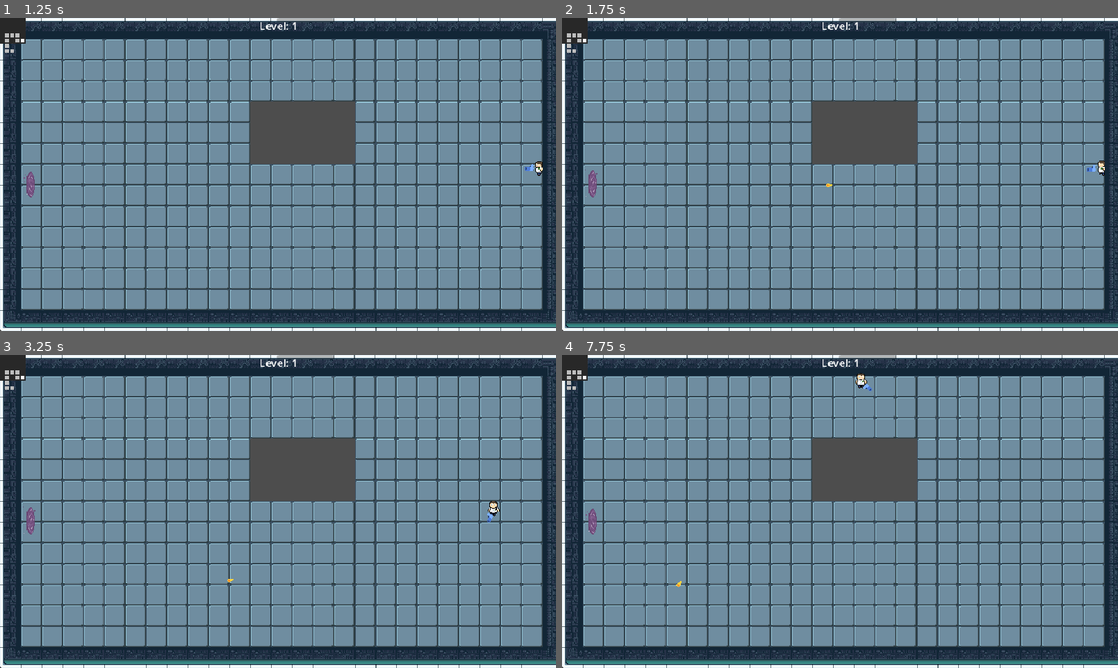
Above: before the commit, frames 1-4 (two rows, left to right).
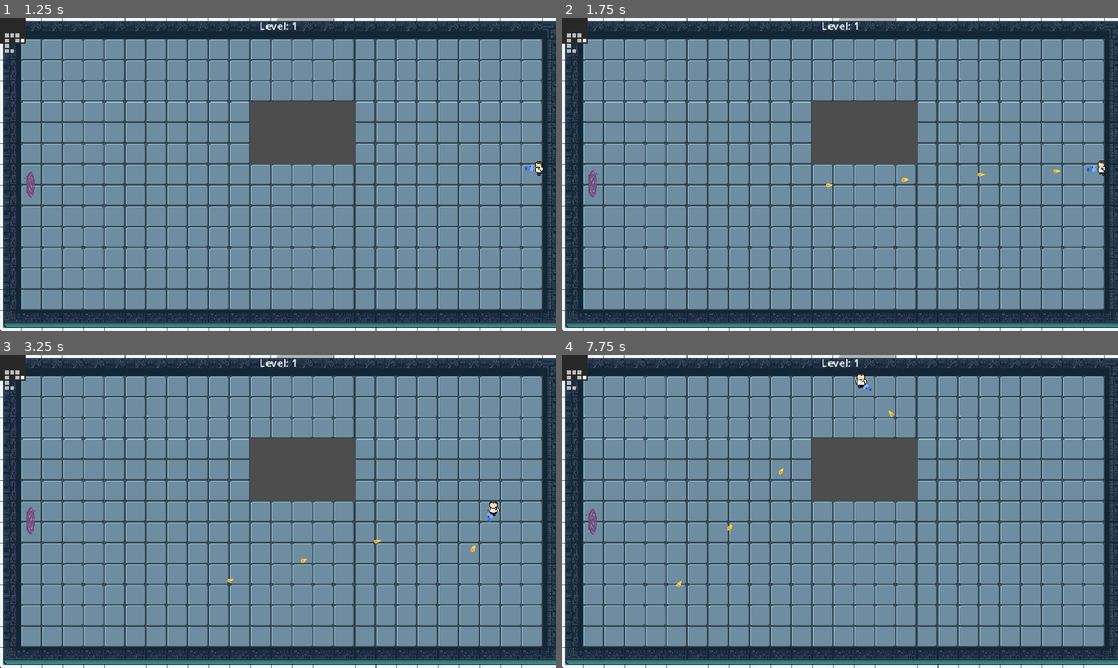
Above: after the commit, the same moments.

Repository: benz76428/game-v1
Game: Godot game, scene res://dungeon_generator.tscn
The game is run twice, just before and just after one commit, with the same random seed, the same clock (stepped at 60 frames per second) and the same inputs. The engine's default icon, where the game draws it, is replaced by a stand-in: a white triangle on a blue panel in a dark square.
Inputs (mouse positions are in pixels of both pictures, inside the frame that each line leads up to):
- Up to frame 1 (1.25 s): tap Enter (ui_accept) at 0.5, 0.77, 1.07 s; move the mouse to (400, 158) at 0.52 s; hold D (walk_right) from 0.53 s (still down); hold Q from 0.53 s (still down); click (400, 158) at 0.67 s; tap E at 0.8 s
- Up to frame 2 (1.75 s): release D (walk_right) at 1.25 s; release Q at 1.25 s; drag from (728, 190) to (595, 187) at 1.27 s
- Up to frame 3 (3.25 s): tap Enter (ui_accept) at 2, 2.1 s; move the mouse to (333, 442) at 2.02 s; hold D (walk_right) 2.03-2.75 s; hold Q 2.03-2.75 s; click (333, 442) at 2.17 s; drag from (250, 574) to (494, 508) at 2.77 s
- Up to frame 4 (7.75 s): tap Enter (ui_accept) at 3.5, 3.77, 3.8, 4.07, 5, 5.75, 6.77, 7.07, 7.25 s; move the mouse to (1006, 558) at 3.52 s; hold A (walk_left) 3.53-4.25 s; hold E 3.53-4.25 s; click (1006, 558) at 3.67 s; drag from (673, 464) to (756, 433) at 4.27 s; move the mouse to (867, 511) at 5.02 s; hold S (walk_down) 5.03-5.75 s; hold E 5.03-5.75 s; click (867, 511) at 5.17 s; drag from (756, 433) to (595, 524) at 5.77 s; move the mouse to (962, 495) at 6.52 s; hold W (walk_up) 6.53-7.25 s; hold Q 6.53-7.25 s; click (962, 495) at 6.67 s; drag from (728, 527) to (862, 380) at 7.27 s

Frame 1 is identical in both runs. In frame 2, less than 0.1% of the frame differs, in the area x 61-90%, y 48-53%; in frame 3, less than 0.1%, in the area x 54-86%, y 59-67%; in frame 4, less than 0.1%.

Commit message:
new stats

Diff:
--- a/map-gen---character-moving-between-rooms/Scenes/Player/player.gd
+++ b/map-gen---character-moving-between-rooms/Scenes/Player/player.gd
@@ -3,36 +3,51 @@
 
 signal xp_changed(current_xp, max_xp)
 signal level_changed(new_level)
+signal health_changed(current_health, max_health) # Added a signal for your HUD!
 
 const MUTATION_PICKER_SCENE = preload("res://Scenes/picker/mutation_picker.tscn")
 
 # ==========================================
-# STATS & MOVEMENT VARIABLES
+# BASE STATS (The raw, naked player stats)
+# ==========================================
+@export var base_max_health: float = 100.0
+@export var base_speed: float = 200.0
+@export var base_dash_speed: float = 800.0
+@export var base_dash_duration: float = 0.2
+@export var base_fire_rate_mult: float = 1.0
+@export var base_damage_mult: float = 1.0
+
+# ==========================================
+# CURRENT STATS (Base stats + Mutation modifiers)
+# ==========================================
+var current_max_health: float
+var current_health: float
+
+var current_speed: float
+var current_dash_speed: float
+var current_dash_duration: float
+
+var current_fire_rate_mult: float
+var current_damage_mult: float
+
+# ==========================================
+# STATE VARIABLES
 # ==========================================
 var player_direction: Vector2 = Vector2.DOWN
-
-# Dash Variables
 var is_dashing: bool = false
-var dash_speed: float = 800.0
-var dash_duration: float = 0.2
 var dash_timer: float = 0.0
 
-# XP Variables
 var current_xp: int = 0
 var current_level: int = 1
 var xp_to_next_level: int = 5
 
 # ==========================================
-# MUTATION & WEAPON INVENTORY
-# ==========================================
-# Keeps track of all passive and modifier DNA the player has
+# INVENTORY
+# ==========================================
 var active_mutations: Array[Mutation] = []
-
-# Keeps track of up to 4 active weapons
 var weapons: Array[BaseWeapon] = []
 const MAX_WEAPONS = 4
 
-# Old dictionary - kept here so your Fart Dash doesn't break while we transition!
 var mutations = {
 	"milk_nipples": {"active": false, "level": 0},
 	"fart_dash": {"active": false, "level": 0}
@@ -40,10 +55,13 @@
 
 
 # ==========================================
-# CORE LIFECYCLE (Ready & Process)
+# CORE LIFECYCLE
 # ==========================================
 func _ready() -> void:
-	# When the game starts, look for the starting Gun and equip it automatically!
+	# Initialize stats when the game starts
+	recalculate_stats()
+	current_health = current_max_health
+
 	var starting_gun = get_node_or_null("Gun")
 	if starting_gun and starting_gun is BaseWeapon:
 		add_weapon(starting_gun)
@@ -55,7 +73,47 @@
 
 
 # ==========================================
-# INPUT HANDLING (Dash, Move, Shoot)
+# STAT MANAGEMENT
+# ==========================================
+func recalculate_stats() -> void:
+	# 1. Reset everything back to the raw base values
+	current_max_health = base_max_health
+	current_speed = base_speed
+	current_dash_speed = base_dash_speed
+	current_dash_duration = base_dash_duration
+	current_fire_rate_mult = base_fire_rate_mult
+	current_damage_mult = base_damage_mult
+
+	# 2. Loop through all active mutations and add their bonuses
+	for mutation in active_mutations:
+		# We will add this function to your mutations later!
+		if mutation.has_method("apply_stat_modifiers"):
+			mutation.apply_stat_modifiers(self)
+
+	# 3. Ensure we don't accidentally have more health than our max after recalculating
+	current_health = clamp(current_health, 0, current_max_health)
+	health_changed.emit(current_health, current_max_health)
+
+func take_damage(amount: float = 10.0) -> void:
+	# We added this because your enemy bullets are already looking for it!
+	current_health -= amount
+	health_changed.emit(current_health, current_max_health)
+	print("Player took damage! Health: ", current_health)
+
+	# Example of where you would trigger adrenaline later:
+	# if current_health < current_max_health * 0.3:
+	#     trigger_adrenaline()
+
+	if current_health <= 0:
+		die()
+
+func die() -> void:
+	print("Player has died!")
+	# Restart scene, show game over screen, etc.
+
+
+# ==========================================
+# INPUT HANDLING
 # ==========================================
 func handle_inputs(delta: float) -> void:
 	# --- 1. HANDLE DASH STATE ---
@@ -63,77 +121,57 @@
 		dash_timer -= delta
 		if dash_timer <= 0:
 			is_dashing = false
-			# Reset velocity when dash ends
 			velocity = Vector2.ZERO
-		return # Stop reading inputs while we are dashing
+		return
 
 	# --- 2. HANDLE DASH INPUT ---
-	if Input.is_action_just_pressed("ui_accept"): # Usually "Space"
+	if Input.is_action_just_pressed("ui_accept"):
 		is_dashing = true
-		dash_timer = dash_duration
-
-		# Figure out which way we are moving to dash in that direction
+		dash_timer = current_dash_duration # <--- Now uses CURRENT stat
+
 		var move_dir = Input.get_vector("walk_left", "walk_right", "walk_up", "walk_down")
-
-		# Fallback to mouse only if no keys are held
 		if move_dir == Vector2.ZERO:
 			move_dir = (get_global_mouse_position() - global_position).normalized()
 
-		velocity = move_dir * dash_speed
-
-		# Check our old mutation tracker for the fart
+		velocity = move_dir * current_dash_speed # <--- Now uses CURRENT stat
+
 		if mutations["fart_dash"]["active"]:
 			spawn_fart_cloud()
-		return # Skip the rest of the inputs this frame
+		return
 
 	# --- 3. HANDLE NORMAL MOVEMENT ---
 	var move_dir = Input.get_vector("walk_left", "walk_right", "walk_up", "walk_down")
-	# Assuming you have a normal speed variable, default to 200 if you don't!
-	var speed = 200.0
-	if "speed" in self: speed = self.speed
-	velocity = move_dir * speed
+	velocity = move_dir * current_speed # <--- Now uses CURRENT stat
 
 	# --- 4. HANDLE WEAPON FIRING ---
 	var aim_dir = (get_global_mouse_position() - global_position).normalized()
-
-	# Slot 0: Left Mouse Button
 	if Input.is_mouse_button_pressed(MOUSE_BUTTON_LEFT) and weapons.size() > 0:
 		weapons[0].shoot(aim_dir)
-
-	# Slot 1: Right Mouse Button
 	if Input.is_mouse_button_pressed(MOUSE_BUTTON_RIGHT) and weapons.size() > 1:
 		weapons[1].shoot(aim_dir)
-
-	# Slot 2: 'Q' Key
 	if Input.is_physical_key_pressed(KEY_Q) and weapons.size() > 2:
 		weapons[2].shoot(aim_dir)
-
-	# Slot 3: 'E' Key
 	if Input.is_physical_key_pressed(KEY_E) and weapons.size() > 3:
 		weapons[3].shoot(aim_dir)
 
 
 # ==========================================
-# WEAPON & MUTATION MANAGEMENT
-# ==========================================
+# INVENTORY & XP
+# ==========================================
+func inject_dna(new_mutation: Mutation) -> void:
+	active_mutations.append(new_mutation)
+	new_mutation.apply_mutation(self)
+
+	# Recalculate stats every time we get a new mutation!
+	recalculate_stats()
+
 func add_weapon(new_weapon: BaseWeapon) -> void:
-	# Finds the next available slot and assigns the weapon to it
 	if weapons.size() < MAX_WEAPONS:
 		weapons.append(new_weapon)
 		print("Equipped new weapon in slot: ", weapons.size() - 1)
 	else:
-		print("Weapon slots are full! Cannot equip.")
-		new_weapon.queue_free() # Destroy the weapon if we have no room for it
-
-func inject_dna(new_mutation: Mutation) -> void:
-	# Called by the mutation picker when the player selects an upgrade
-	active_mutations.append(new_mutation)
-	new_mutation.apply_mutation(self)
-
-
-# ==========================================
-# LEVELING & XP
-# ==========================================
+		new_weapon.queue_free()
+
 func gain_xp(amount: int) -> void:
 	current_xp += amount
 	xp_changed.emit(current_xp, xp_to_next_level)
@@ -148,17 +186,14 @@
 	level_changed.emit(current_level)
 	xp_changed.emit(current_xp, xp_to_next_level)
 
-	# Open the UI Menu
 	var picker_instance = MUTATION_PICKER_SCENE.instantiate()
 	get_tree().current_scene.add_child(picker_instance)
-
-	# Pause the game and generate choices
 	get_tree().paused = true
 	picker_instance.generate_choices()
 
 
 # ==========================================
-# UTILITY FUNCTIONS
+# UTILITY
 # ==========================================
 func update_aim_direction() -> void:
 	var mouse_pos = get_global_mouse_position()
--- a/map-gen---character-moving-between-rooms/Scenes/Weapons/milk shooter/milk_nipples.gd
+++ b/map-gen---character-moving-between-rooms/Scenes/Weapons/milk shooter/milk_nipples.gd
@@ -1,14 +1,24 @@
 extends BaseWeapon
-# Notice we extend BaseWeapon instead of Node2D!
+
+func _physics_process(delta: float) -> void:
+	# This forces the weapon (and the ShootingPoint) to rotate and aim at the mouse
+	look_at(get_global_mouse_position())
 
 func shoot(aim_direction: Vector2) -> void:
-	if not can_shoot or projectile_scene == null: return
+	if not can_shoot or projectile_scene == null:
+		return
+
 	can_shoot = false
 
 	# Instantiate its own UNIQUE projectile
 	var drop = projectile_scene.instantiate()
-	drop.global_position = global_position
-	drop.direction = aim_direction
+
+	# 1. Spawns exactly at the Marker2D
+	drop.global_position = %ShootingPoint.global_position
+
+	# 2. Rotates to match the Marker2D's rotation
+	drop.global_rotation = %ShootingPoint.global_rotation
+
 	get_tree().current_scene.add_child(drop)
 
 	await get_tree().create_timer(fire_rate).timeout
--- a/map-gen---character-moving-between-rooms/Scenes/Weapons/milk shooter/milk_nipples.tscn
+++ b/map-gen---character-moving-between-rooms/Scenes/Weapons/milk shooter/milk_nipples.tscn
@@ -1,14 +1,16 @@
-[gd_scene load_steps=3 format=3 uid="uid://b4twc7dkf5uvf"]
+[gd_scene load_steps=4 format=3 uid="uid://b4twc7dkf5uvf"]
 
 [ext_resource type="Script" uid="uid://d31cwb0r1cwt1" path="res://Scenes/Weapons/milk shooter/milk_nipples.gd" id="1_71743"]
+[ext_resource type="PackedScene" uid="uid://bmvrkq7m8pkci" path="res://Scenes/Weapons/milk shooter/milk_projectile.tscn" id="2_5td8v"]
 
 [sub_resource type="CircleShape2D" id="CircleShape2D_dk5gl"]
 radius = 111.15755
 
-[node name="Gun" type="Area2D"]
+[node name="milk nipples" type="Area2D"]
 collision_layer = 0
-collision_mask = 2
+collision_mask = 3
 script = ExtResource("1_71743")
+projectile_scene = ExtResource("2_5td8v")
 
 [node name="CollisionShape2D" type="CollisionShape2D" parent="."]
 shape = SubResource("CircleShape2D_dk5gl")
@@ -18,4 +20,4 @@
 
 [node name="ShootingPoint" type="Marker2D" parent="WeaponPivot"]
 unique_name_in_owner = true
-position = Vector2(99.99993, -9.098741)
+position = Vector2(21.998646, -1.0293539)
--- a/map-gen---character-moving-between-rooms/Scenes/Weapons/milk shooter/milk_projectile.tscn
+++ b/map-gen---character-moving-between-rooms/Scenes/Weapons/milk shooter/milk_projectile.tscn
@@ -4,14 +4,18 @@
 [ext_resource type="Texture2D" uid="uid://bw36ig60cpuaq" path="res://Art/Sprites/Square.png" id="2_8w1eu"]
 
 [sub_resource type="RectangleShape2D" id="RectangleShape2D_v6jx4"]
-size = Vector2(1, 1)
+size = Vector2(3, 3)
 
 [node name="milk projectile" type="Area2D"]
+light_mask = 0
+visibility_layer = 3
 script = ExtResource("1_pfi03")
 
 [node name="CollisionShape2D" type="CollisionShape2D" parent="."]
 shape = SubResource("RectangleShape2D_v6jx4")
 
 [node name="Sprite2D" type="Sprite2D" parent="."]
-scale = Vector2(0.33333337, 0.33333337)
+scale = Vector2(0.9166667, 0.9166667)
 texture = ExtResource("2_8w1eu")
+
+[connection signal="body_entered" from="." to="." method="_on_body_entered"]
--- a/map-gen---character-moving-between-rooms/Scenes/Weapons/pistol/gun.tscn
+++ b/map-gen---character-moving-between-rooms/Scenes/Weapons/pistol/gun.tscn
@@ -1,7 +1,8 @@
-[gd_scene load_steps=4 format=3 uid="uid://du5i8r7jdycua"]
+[gd_scene load_steps=5 format=3 uid="uid://du5i8r7jdycua"]
 
 [ext_resource type="Script" uid="uid://l3geivk2quen" path="res://Scenes/Weapons/pistol/gun.gd" id="1_dk5gl"]
 [ext_resource type="Texture2D" uid="uid://cswb5do8rrj7q" path="res://Scenes/Weapons/pistol/pistol.png" id="1_vk1bi"]
+[ext_resource type="PackedScene" uid="uid://b5ixw66oaedki" path="res://Scenes/Weapons/pistol/bullet.tscn" id="2_r5bh0"]
 
 [sub_resource type="CircleShape2D" id="CircleShape2D_dk5gl"]
 radius = 760.2901
@@ -10,6 +11,8 @@
 collision_layer = 0
 collision_mask = 2
 script = ExtResource("1_dk5gl")
+projectile_scene = ExtResource("2_r5bh0")
+fire_rate = 0.1
 
 [node name="CollisionShape2D" type="CollisionShape2D" parent="."]
 shape = SubResource("CircleShape2D_dk5gl")
